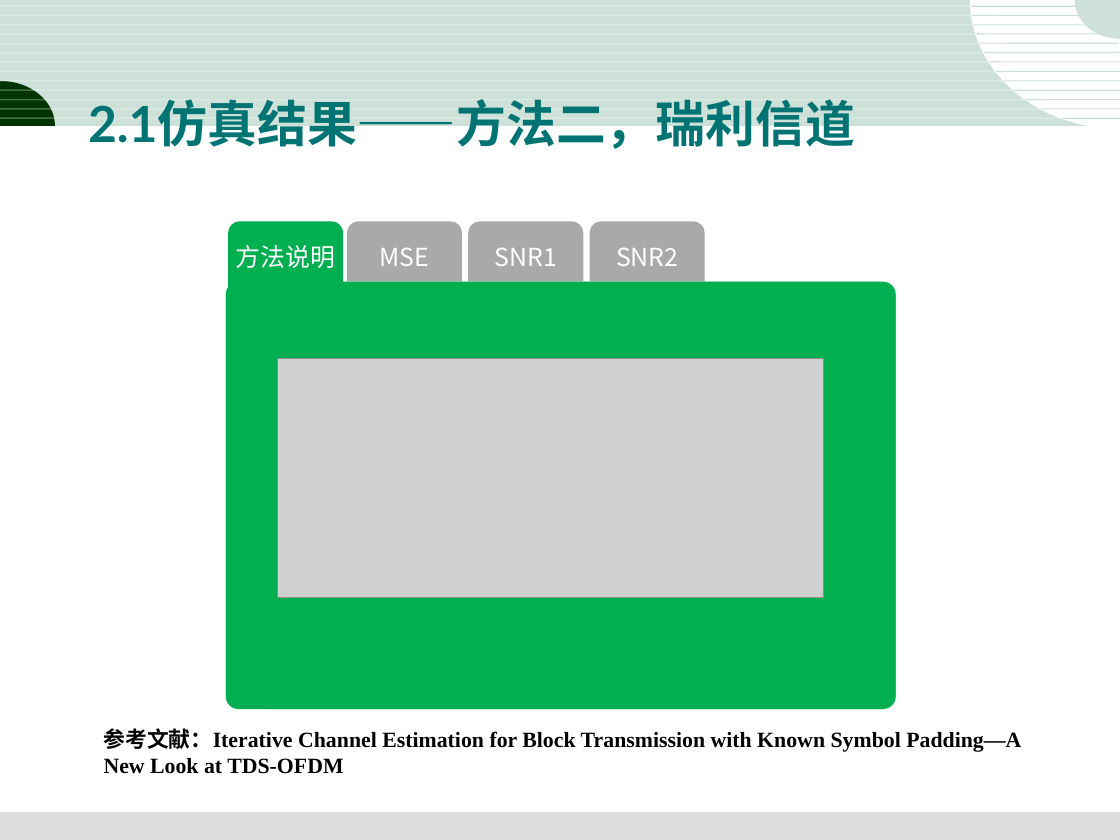
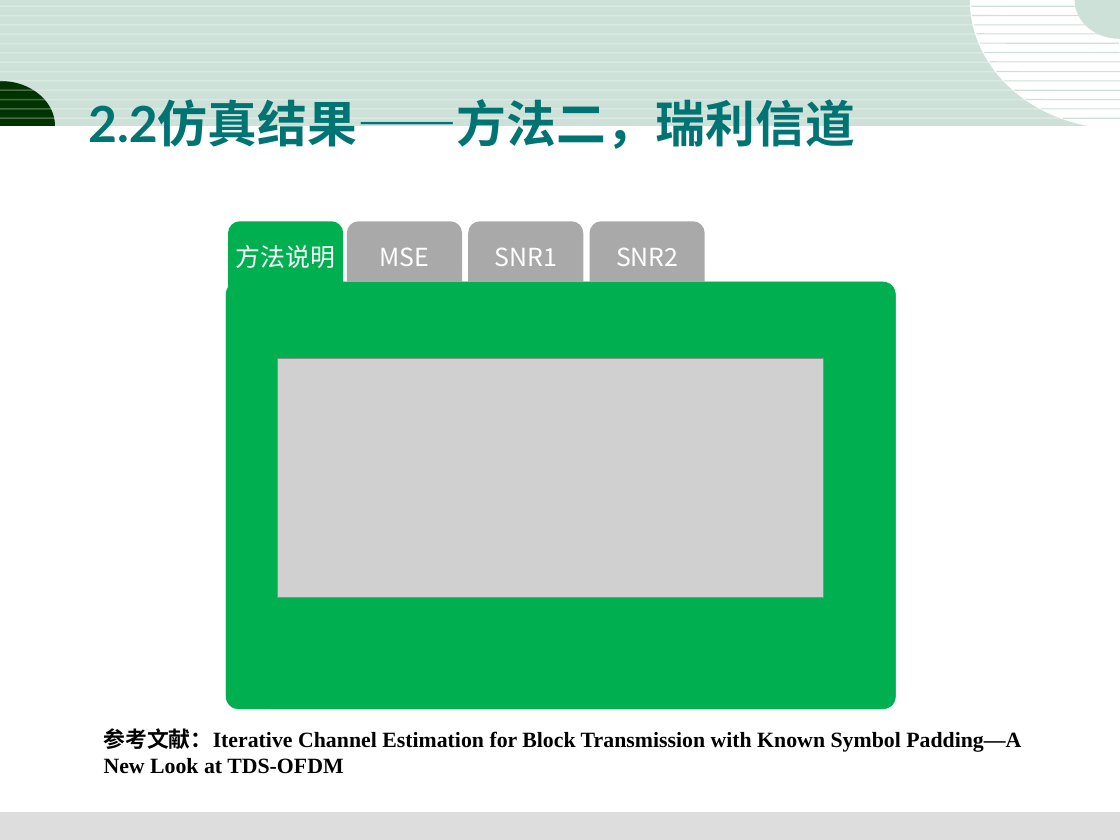
Before and after one commit to dandanJing/DTMB2.0, a slide deck: slide 14 of 3-18.DTMB2.0报告结果.ppt. Drawn at 1120x840 pixels with LibreOffice and Linux fonts; fonts in the diff are those of the drawing; grey boxes stand for pictures. Boxes give left, top, right and bottom in pixels: in the first picture for what was removed or moved away, otherwise in the second. Text is boxed around its words. In the diff, an @@ line names an element or a change of style, - is before the commit and + after.

```diff
--- a/3-18.DTMB2.0报告结果.ppt
+++ b/3-18.DTMB2.0报告结果.ppt
@@ title at (88, 99, 855, 151): text changed @@
-2.1仿真结果——方法二，瑞利信道
+2.2仿真结果——方法二，瑞利信道
```
Also in this commit, not shown: 9 other slides changed, 3 slides added, 4 other files.
